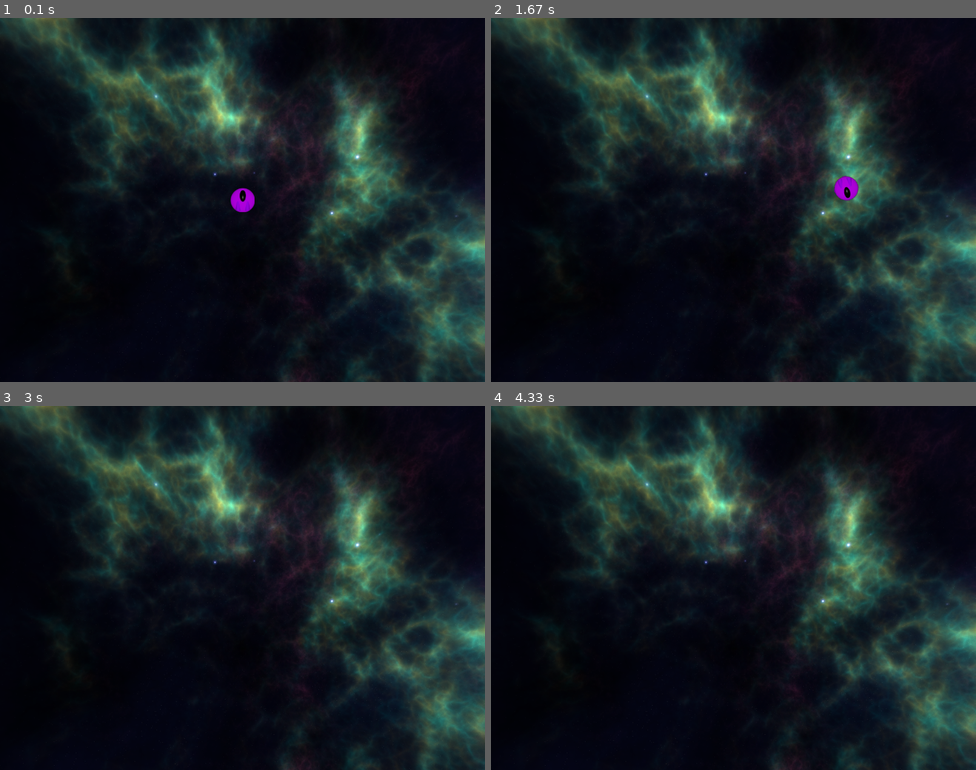
Above: before the commit, frames 1-4 (two rows, left to right).
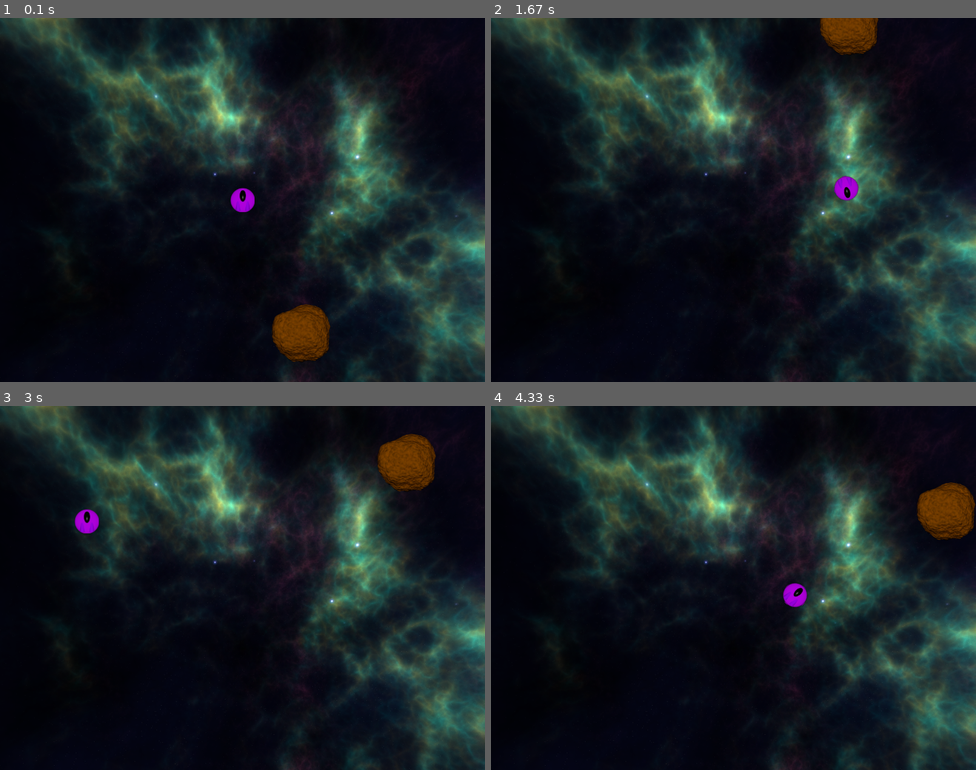
Above: after the commit, the same moments.

Repository: StochasticJP/pygame_asteroids
Game: pygame game, started from __main__.py
Two runs of this game, one before a commit and one after it. Both use one fixed random seed, a clock stepped at 60 frames per second and the inputs below.
Inputs:
- Up to frame 1 (0.1 s): no input
- Up to frame 2 (1.67 s): hold Right 0.33-0.8 s; hold Up 0.83-1.13 s; hold Right 1.17-1.63 s
- Up to frame 3 (3 s): hold Left 1.67-2.2 s; hold Left 2.23-2.63 s; hold Up from 2.67 s (still down)
- Up to frame 4 (4.33 s): release Up at 3.03 s; hold Right 3.07-3.7 s; hold Left 3.73-4.2 s; hold Right from 4.23 s (still down)

The runs differ from the first frame. In frame 1, 1.5% of the frame differs, in the area x 56-69%, y 78-95%; in frame 2, 1.0%; in frame 3, 1.8%; in frame 4, 1.8%, in the area x 60-100%, y 21-56%.

Commit message:
object wrapping into screen and added asteroids objects

Diff:
--- a/asteroids.py
+++ b/asteroids.py
@@ -0,0 +1,25 @@
+from gameobject import GameObject
+from utils import *
+from pygame.math import Vector2
+from pygame.transform import rotozoom
+
+class Asteroids(GameObject):
+    ASTEROIDS = "asteroid"
+    CONST_ROTATION = 1
+    UP_COORDS = (0, -1)
+    INIT_SPEED = 1
+
+    def __init__(self, position):
+        super().__init__(position, load_sprite(self.ASTEROIDS), Vector2(self.INIT_SPEED))
+        self.direction = Vector2(self.UP_COORDS)
+
+
+    def rotate(self):
+        self.direction.rotate_ip(self.CONST_ROTATION)
+
+    def draw(self, surface):
+        angle = self.direction.angle_to(self.UP_COORDS)
+        rotated_surface = rotozoom(self.sprite, angle, 1.0)
+        rotated_surface_size = Vector2(rotated_surface.get_size())
+        blit_position = self.position - rotated_surface_size * 0.5
+        surface.blit(rotated_surface, blit_position)
--- a/game.py
+++ b/game.py
@@ -1,12 +1,15 @@
 import pygame
 from gameobject import GameObject
 from player import Player
+from asteroids import Asteroids
 import utils
+import random
 
 class Game:
     # class const
     SCREEN_WIDTH = 800
     SCREEN_HEIGHT = 600
+    ASTEROIDS_NUMBER = 10
 
     def __init__(self):
         self._init_pygame()  # when this class is called - init pygame method is initialized
@@ -14,6 +17,11 @@
         self.screen = pygame.display.set_mode((self.SCREEN_WIDTH, self.SCREEN_HEIGHT))
         self.background = utils.load_sprite("space", False)
         self.spaceship = Player((400, 300))
+
+        # init multiple asteroids in a list
+        self.asteroid_coords = [(random.randint(0, self.SCREEN_WIDTH), random.randint(0, self.SCREEN_HEIGHT))
+                                for _ in range(self.ASTEROIDS_NUMBER)]
+        self.asteroids_list = [Asteroids((x, y)) for x, y in self.asteroid_coords]
 
     def main_loop(self):
         while True:
@@ -27,7 +35,7 @@
 
     def _handle_input(self):
         # Player input handling
-        is_key_pressed = pygame.key.get_pressed()
+        is_key_pressed = pygame.key.get_pressed()  # returns a list
 
         if is_key_pressed[pygame.K_RIGHT]:
             self.spaceship.rotate(clockwise=True)
@@ -42,12 +50,19 @@
                 quit()
 
 
+    def _process_game_logic(self):
+        self.spaceship.move(self.screen)
+        self.asteroids_list[1].move(self.screen)
 
-    def _process_game_logic(self):
-        self.spaceship.move()
+        # # Check screen boundaries to keep object within screen
+        # if self.spaceship.position.x < 0 or self.spaceship.position.x > self.screen.get_width():
+        #     self.spaceship.velocity.x *= -1
+        # elif self.spaceship.position.y < 0 or self.spaceship.position.y > self.screen.get_height():
+        #     self.spaceship.velocity.y *= -1
 
     def _draw(self):
         self.screen.blit(self.background, (0, 0))  # fills the screen with each frame
         self.spaceship.draw(self.screen)
+        self.asteroids_list[1].draw(self.screen)
         pygame.display.flip()  # updates the content of the screen
         self.clock.tick(60)  # will wait it match the desired FPS
--- a/gameobject.py
+++ b/gameobject.py
@@ -1,4 +1,4 @@
-import utils
+from utils import *
 from pygame.math import Vector2
 
 
@@ -12,11 +12,11 @@
         self.velocity = Vector2(velocity)
 
     def draw(self, surface):
-        blit_position = self.position - Vector2(self.radius)
+        blit_position = self.position - Vector2(self.radius)  # blit requires top-left corner
         surface.blit(self.sprite, blit_position)
 
-    def move(self):
-        self.position = self.position + self.velocity
+    def move(self, surface):
+        self.position = wrap_position(self.position + self.velocity, surface)
 
     def collides_with(self, other_obj):
         distance = self.position.distance_to(other_obj.position)
--- a/player.py
+++ b/player.py
@@ -6,14 +6,13 @@
 class Player(GameObject):
     # class const
     SPACESHIP = "spaceship"
-    MANEAVERABILITY = 3
-    UP_DIRECTION = (0, -1)
+    MANEAVERABILITY = 3  # how fast the spaceship rotates
     UP_COORDS = (0, -1)
     ACCELERATION = 0.25
 
     def __init__(self, position):
         super().__init__(position, utils.load_sprite(self.SPACESHIP), Vector2(0))
-        self.direction = Vector2(self.UP_DIRECTION)
+        self.direction = Vector2(GameObject.UP_DIRECTION)
 
     def rotate(self, clockwise=True):
         sign = 1 if clockwise else -1
@@ -21,11 +20,11 @@
         self.direction.rotate_ip(angle)
 
     def draw(self, surface):
-        angle = self.direction.angle_to(self.UP_COORDS)
+        angle = self.direction.angle_to(self.UP_COORDS)  # checks the difference between up and current direction
         rotated_surface = rotozoom(self.sprite, angle, 1.0)
         rotated_surface_size = Vector2(rotated_surface.get_size())
         blit_position = self.position - rotated_surface_size * 0.5
-        surface.blit(rotated_surface, blit_position)
+        surface.blit(rotated_surface, blit_position)  # put on screen using blit_pos
 
     def accelerate(self):
         self.velocity += self.direction * self.ACCELERATION
--- a/utils.py
+++ b/utils.py
@@ -1,5 +1,5 @@
 from pygame.image import load
-
+from pygame.math import Vector2
 
 def load_sprite(name, with_alpha=True):
     path = f"assets/sprites/{name}.png"
@@ -9,3 +9,8 @@
         return loaded_sprite.convert_alpha()
     else:
         return loaded_sprite.convert()
+
+def wrap_position(position, surface):
+    x, y = position
+    w, h = surface.get_size()
+    return Vector2(x % w, y % h)
